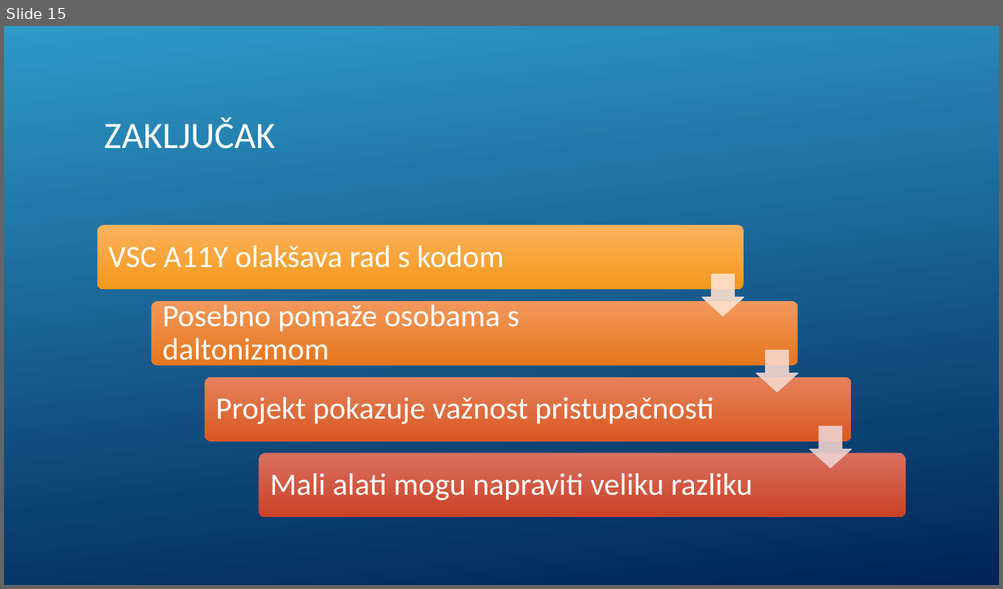
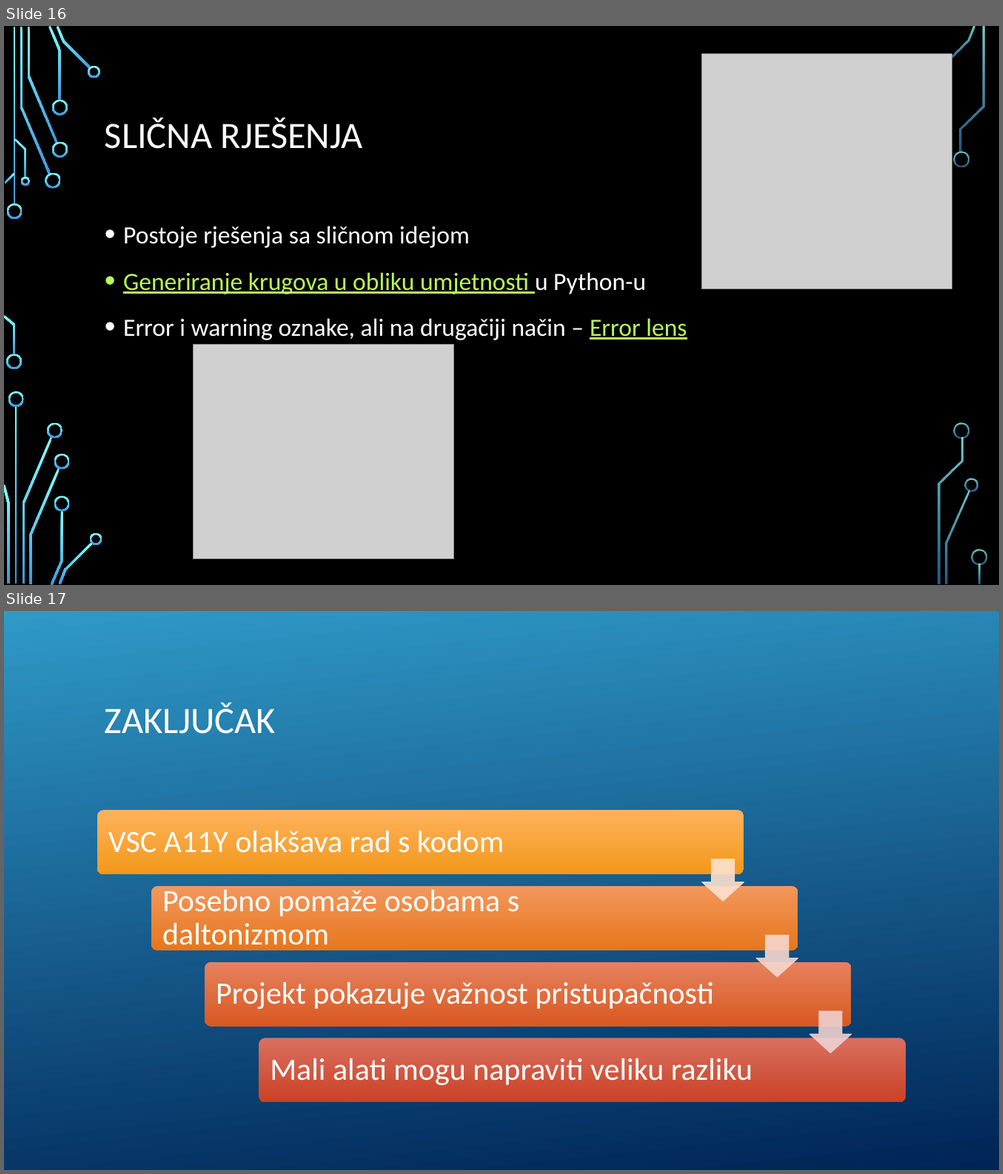
Before and after one commit to Jsjjjs6066/VSC-a11y, a slide deck: docs/VSCA11Y_Prezentacija.pptx. Shown one above the other, each under a label of ours: slide 15 before the commit, slides 16 and 17 after it. The pictures are 1003x589 and 1003x1174 pixels, drawn with LibreOffice and Linux fonts; fonts in the diff are those of the drawing; grey boxes stand for pictures; background and template pictures are left out. Boxes give left, top, right and bottom in pixels: in the first picture for what was removed or moved away, otherwise in the second. Text is boxed around its words. In the diff, an @@ line names an element or a change of style, - is before the commit and + after.

```diff
--- a/docs/VSCA11Y_Prezentacija.pptx
+++ b/docs/VSCA11Y_Prezentacija.pptx
@@ slide 16 added at bbox=[4, 26, 999, 585], background picture (left out); not listed: 35 template elements that a slide beside it also shows @@
@@ picture added at bbox=[702, 54, 951, 289] @@
@@ title added at bbox=[105, 118, 363, 149], 36 pt, text #FFFFFF @@
+SLIČNA RJEŠENJA
@@ text added at bbox=[123, 226, 686, 340], 24 pt, text #FFFFFF @@
+• Postoje rješenja sa sličnom idejom
+• Generiranje krugova u obliku umjetnosti u Python-u
+• Error i warning oznake, ali na drugačiji način – Error lens
@@ picture added at bbox=[193, 345, 454, 560] @@
@@ what was slide 15 is now slide 17 @@
```
Also in this commit, not shown: 1 slide changed, 1 other slide added, 1 other file.
